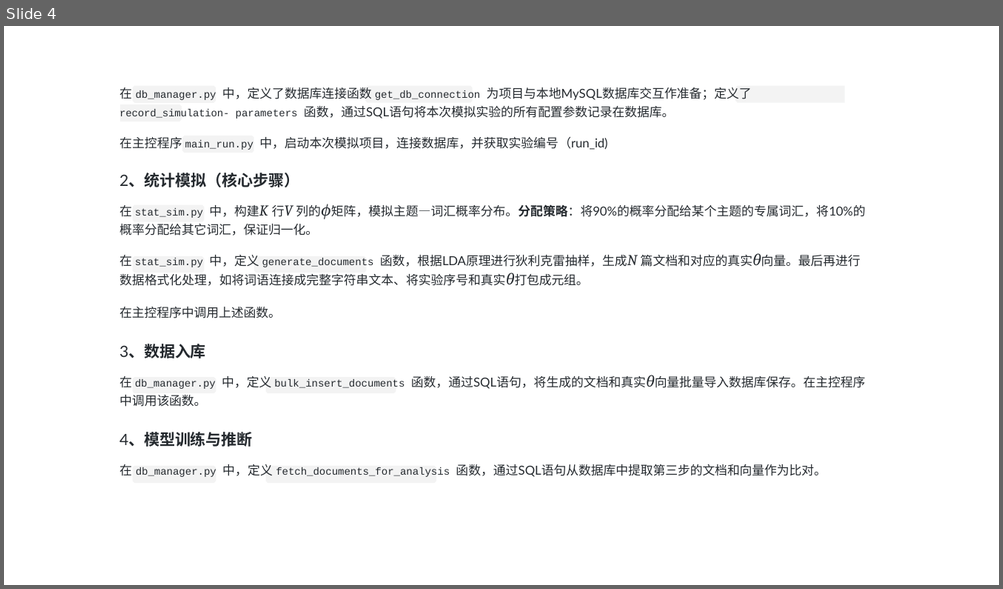
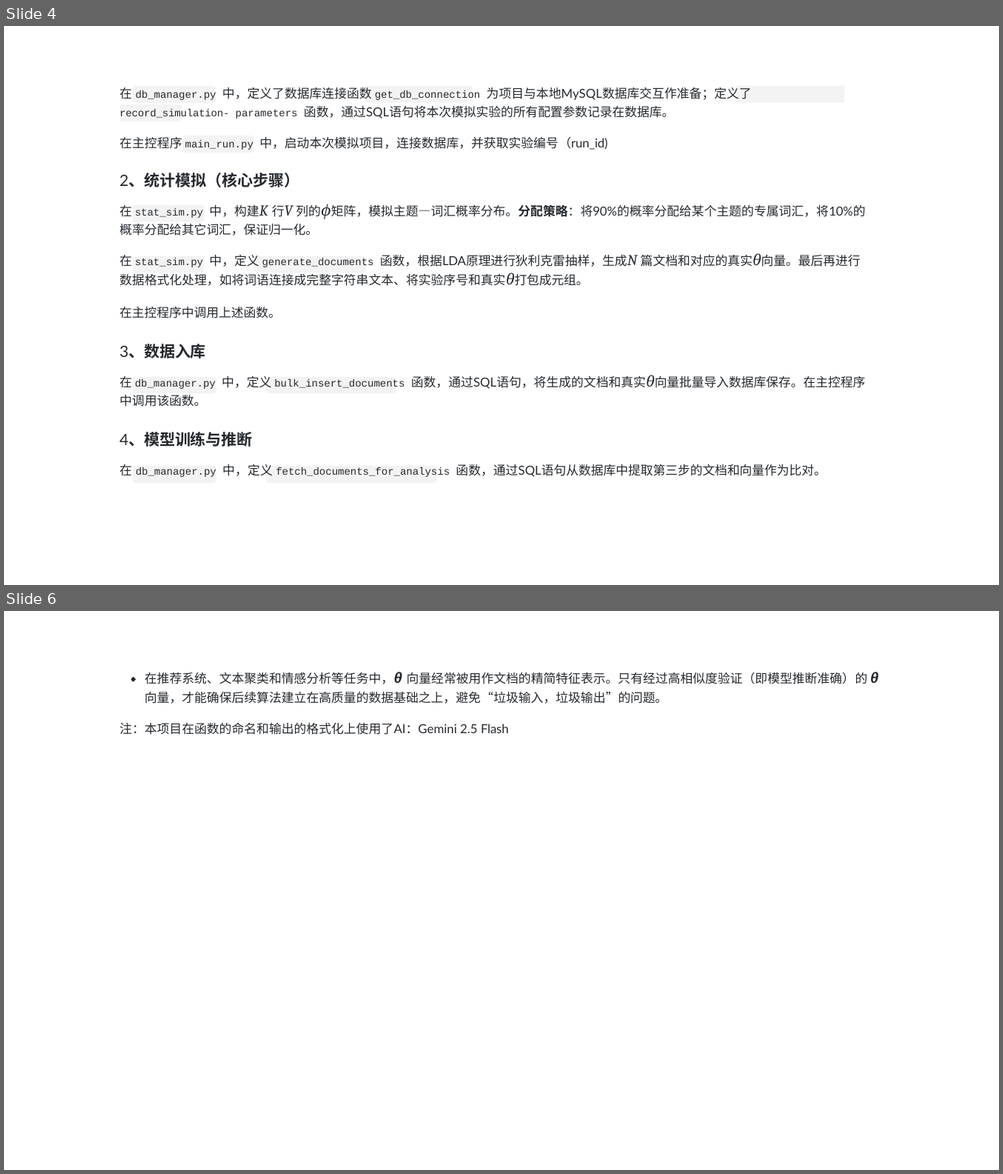
Before and after one commit to 28nightingale/Statistical-Simulation-and-Database-Programming-Final-Project, a slide deck: 汇报.pptx. Shown one above the other, each under a label of ours: slide 4 before the commit, slides 4 and 6 after it; the slides between them are not shown. The pictures are 1003x589 and 1003x1174 pixels, drawn with LibreOffice and Linux fonts; fonts in the diff are those of the drawing. Boxes give left, top, right and bottom in pixels: in the first picture for what was removed or moved away, otherwise in the second. Text is boxed around its words. In the diff, an @@ line names an element or a change of style, - is before the commit and + after.

```diff
--- a/汇报.pptx
+++ b/汇报.pptx
@@ slide 6 added at (4,611,999,1170), background #FFFFFF @@
@@ text added at (119,672,878,735), 12 pt, text #24292E @@
+在推荐系统、文本聚类和情感分析等任务中，θ 向量经常被用作文档的精简特征表示。只有经过高相似度验证（即模型推断准确）的 θ
+向量，才能确保后续算法建立在高质量的数据基础之上，避免“垃圾输入，垃圾输出”的问题。
+注：本项目在函数的命名和输出的格式化上使用了AI：Gemini 2.5 Flash
@@ freeform shape added at (131,677,136,681), fill #24292E @@
```
Also in this commit, not shown: 1 slide changed, 1 slide removed, 3 other files.
